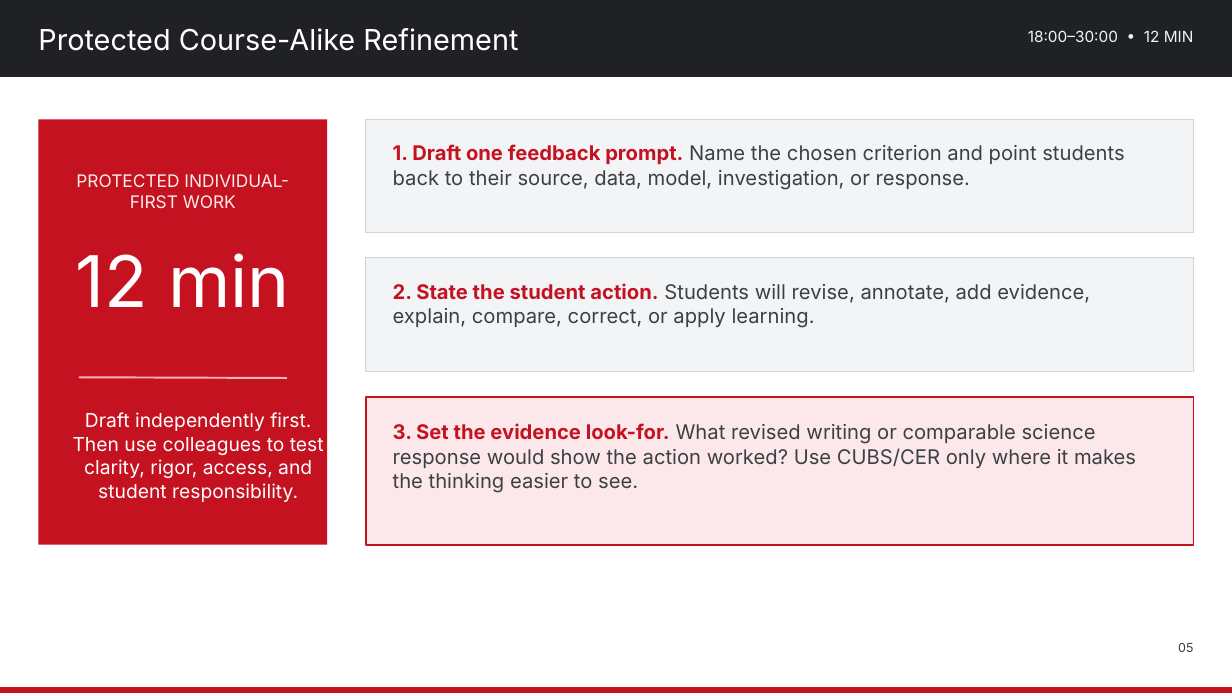
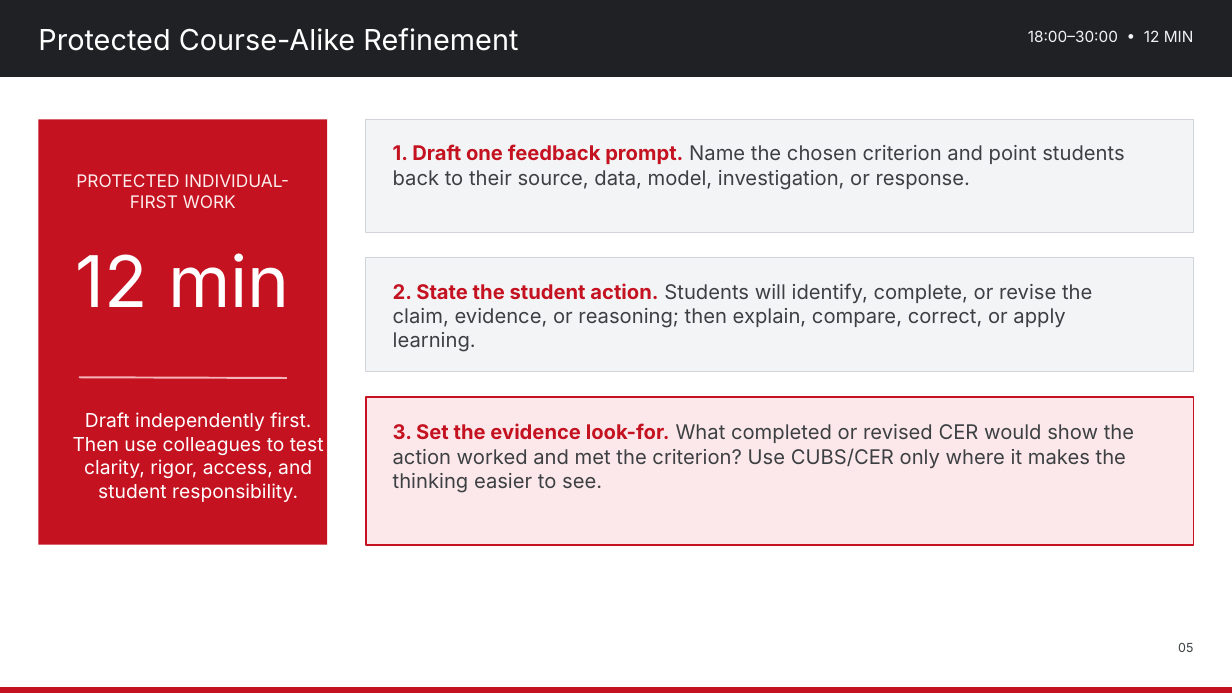
Before and after one commit to nbhs-science/nbhs-science, a slide deck: slide 5 of assets/plc/2026-10-27_Lesson_Internalization_Color-Coded_CER_Evidence_to_Feedback_and_Revision.pptx. Drawn at 1232x693 pixels with LibreOffice and Linux fonts; fonts in the diff are those of the drawing. Boxes give left, top, right and bottom in pixels: in the first picture for what was removed or moved away, otherwise in the second. Text is boxed around its words. In the diff, an @@ line names an element or a change of style, - is before the commit and + after.

Commit message:
Publish final October science-literacy materials
Replaces the October 26, 27, 28, and 30 editable decks and one-page agendas with the finalized CUBS source annotation, CER mastery, feedback/revision, calibration, and Friday student-work analysis cycle.

```diff
--- a/assets/plc/2026-10-27_Lesson_Internalization_Color-Coded_CER_Evidence_to_Feedback_and_Revision.pptx
+++ b/assets/plc/2026-10-27_Lesson_Internalization_Color-Coded_CER_Evidence_to_Feedback_and_Revision.pptx
@@ text at bbox=[393, 283, 1092, 352]: text changed @@
-2. State the student action. Students will revise, annotate, add evidence, explain, compare, correct, or apply learning.
+2. State the student action. Students will identify, complete, or revise the claim, evidence, or reasoning; then explain, compare, correct, or apply learning.
@@ text at bbox=[393, 423, 1134, 493]: text changed @@
-3. Set the evidence look-for. What revised writing or comparable science response would show the action worked? Use CUBS/CER only where it makes the thinking easier to see.
+3. Set the evidence look-for. What completed or revised CER would show the action worked and met the criterion? Use CUBS/CER only where it makes the thinking easier to see.
```
Also in this commit, not shown: 7 other files.
